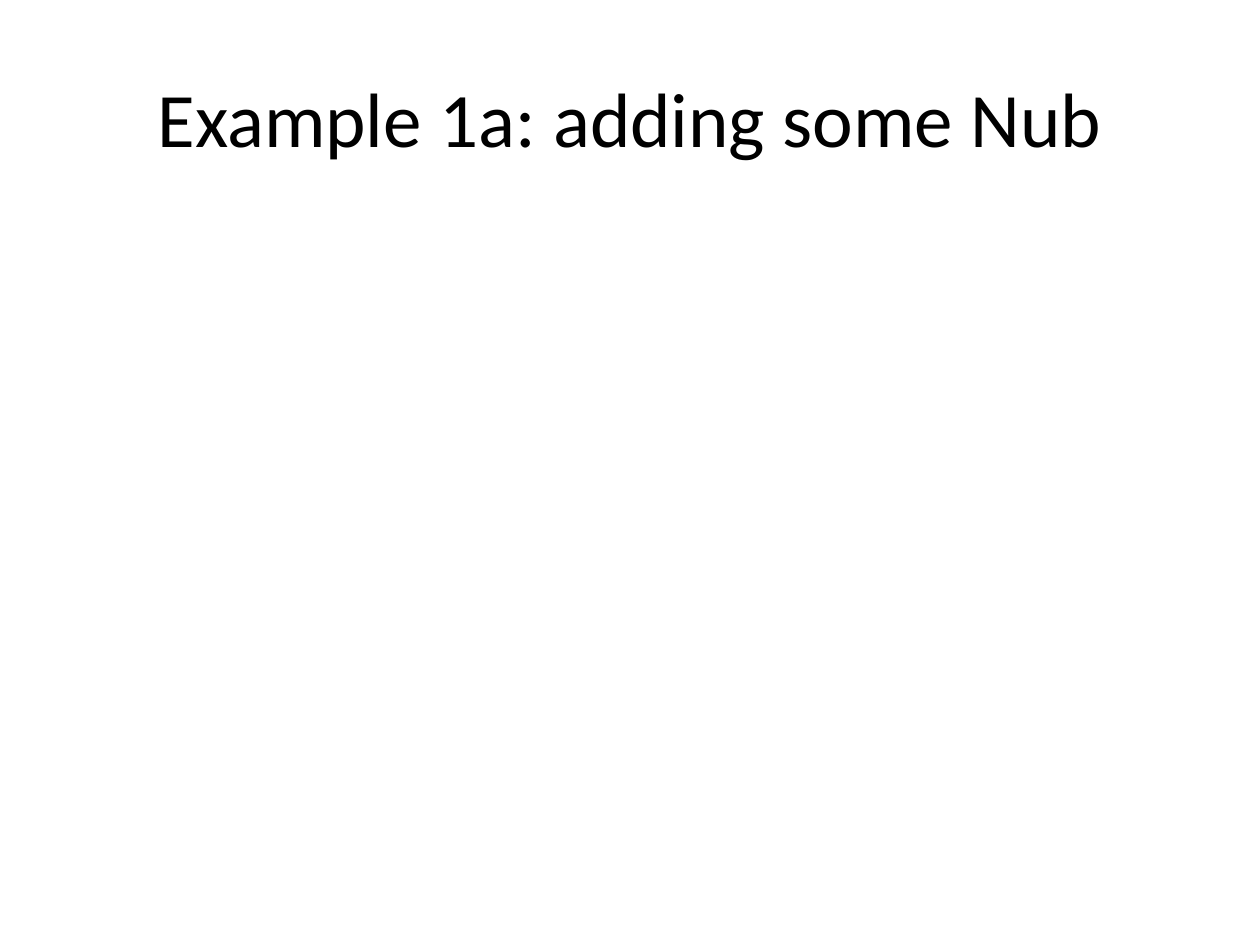
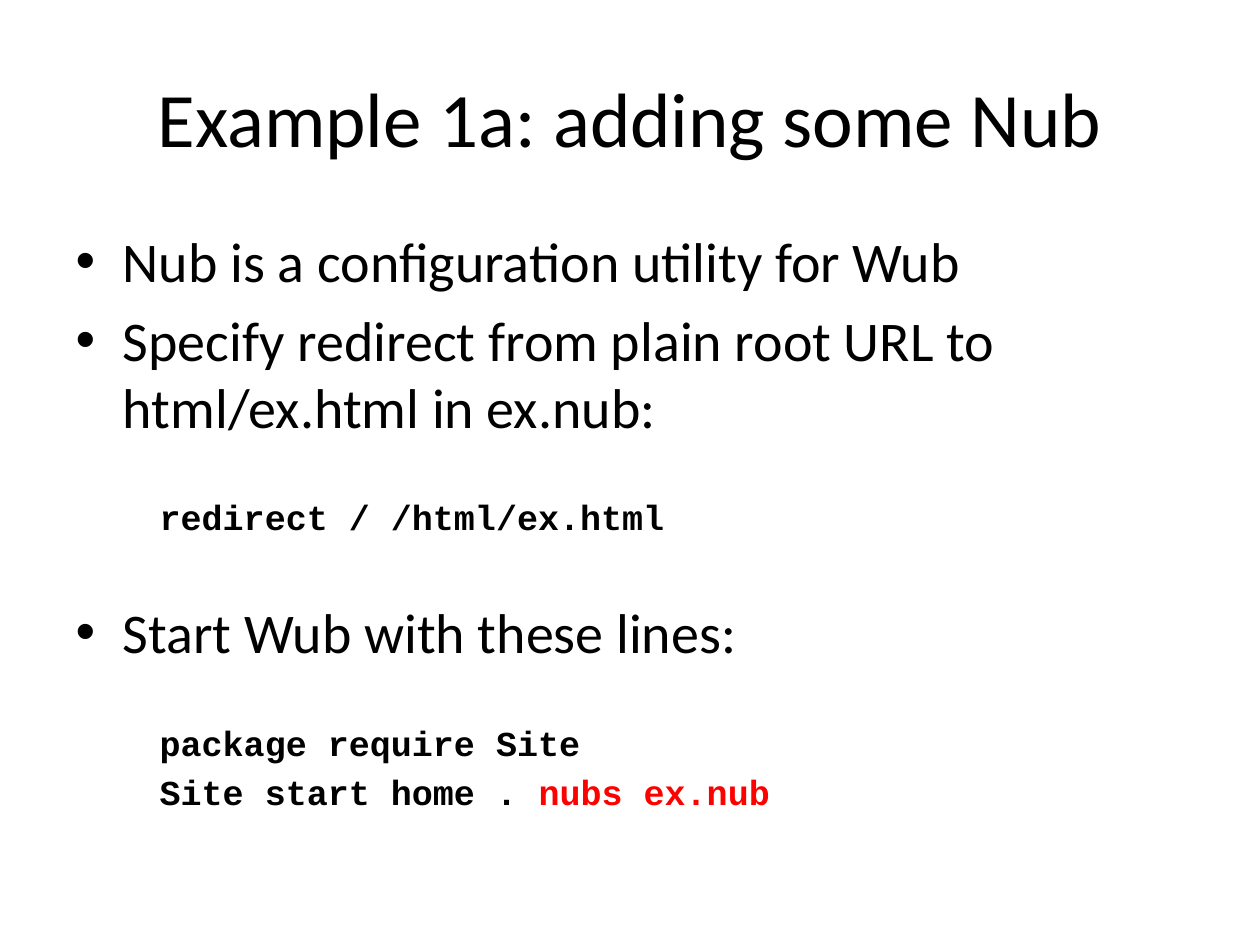
Before and after one commit to jdc8/wubwikit, a slide deck: slide 11 of wubexamples/Lets_Wub.pptx. Drawn at 1260x945 pixels with LibreOffice and Linux fonts; fonts in the diff are those of the drawing; background and template pictures are left out. Boxes give left, top, right and bottom in pixels: in the first picture for what was removed or moved away, otherwise in the second. Text is boxed around its words. In the diff, an @@ line names an element or a change of style, - is before the commit and + after.

```diff
--- a/wubexamples/Lets_Wub.pptx
+++ b/wubexamples/Lets_Wub.pptx
@@ text added at bbox=[123, 243, 994, 806], 32 pt, text #000000 @@
+• Nub is a configuration utility for Wub
+• Specify redirect from plain root URL to html/ex.html in ex.nub:
+redirect / /html/ex.html
+• Start Wub with these lines:
+package require Site
+Site start home . nubs ex.nub
```
Also in this commit, not shown: 3 other slides changed.
